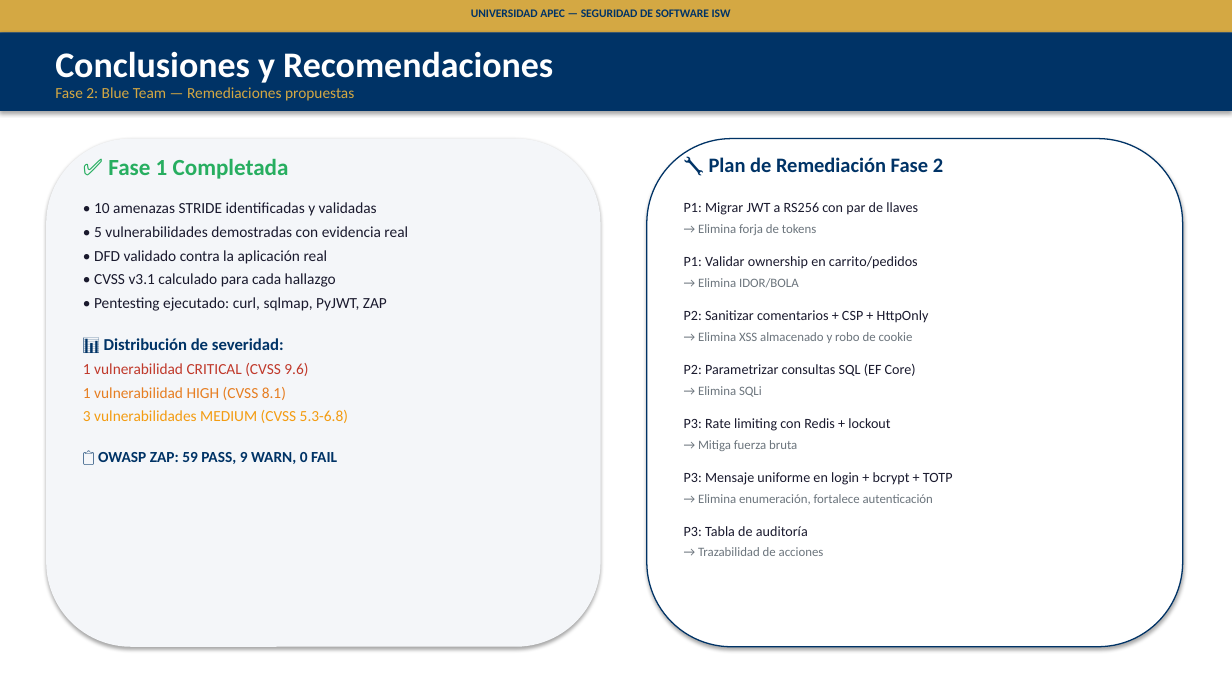
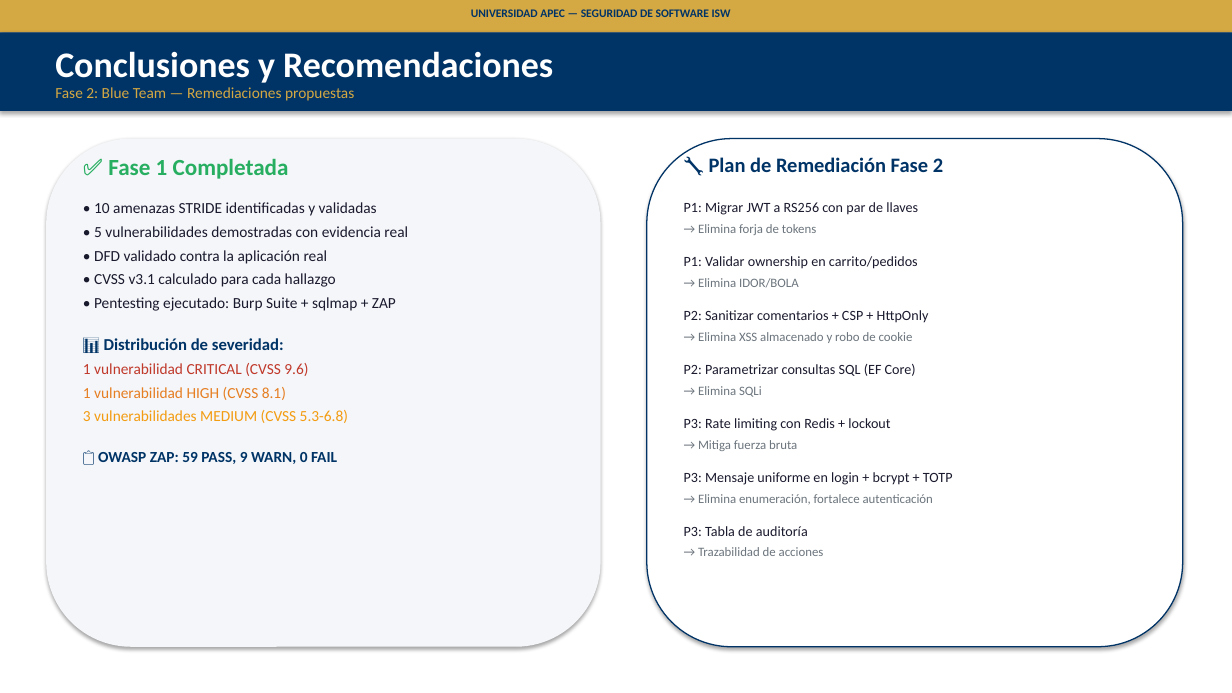
Before and after one commit to RainieryPeniaJrg/unapec-isw-mini-shop-security-lab, a slide deck: slide 21 of docs/fase1/presentacion-fase1-minishop.pptx (slide 19 before the commit). Drawn at 1232x693 pixels with LibreOffice and Linux fonts; fonts in the diff are those of the drawing. Boxes give left, top, right and bottom in pixels: in the first picture for what was removed or moved away, otherwise in the second. Text is boxed around its words. In the diff, an @@ line names an element or a change of style, - is before the commit and + after.

```diff
--- a/docs/fase1/presentacion-fase1-minishop.pptx
+++ b/docs/fase1/presentacion-fase1-minishop.pptx
@@ text at <box>94,297,396,311</box>: text changed @@
-• Pentesting ejecutado: curl, sqlmap, PyJWT, ZAP
+• Pentesting ejecutado: Burp Suite + sqlmap + ZAP
```
Also in this commit, not shown: 7 other slides changed, 5 slides added, 3 slides removed, 14 other files.
